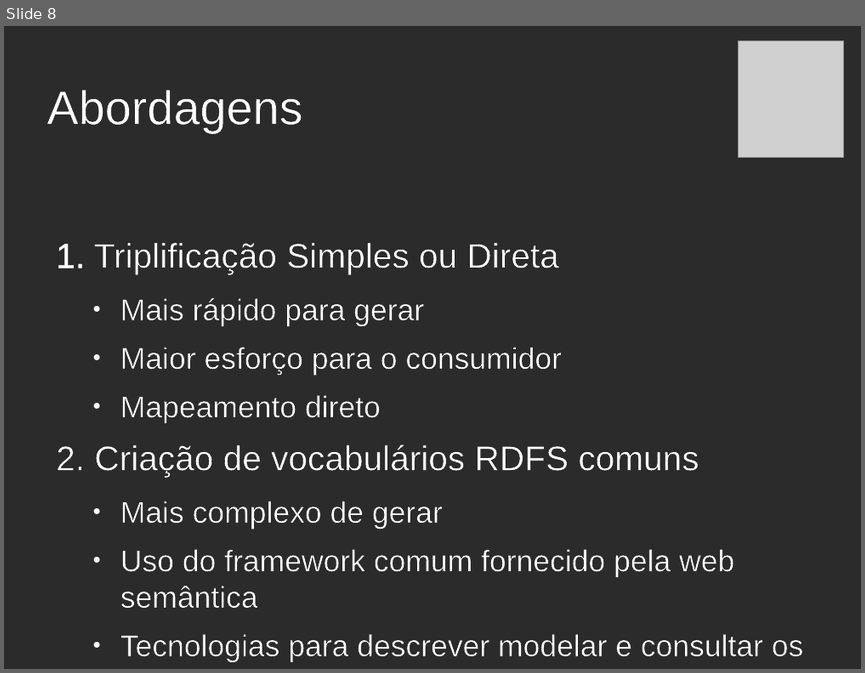
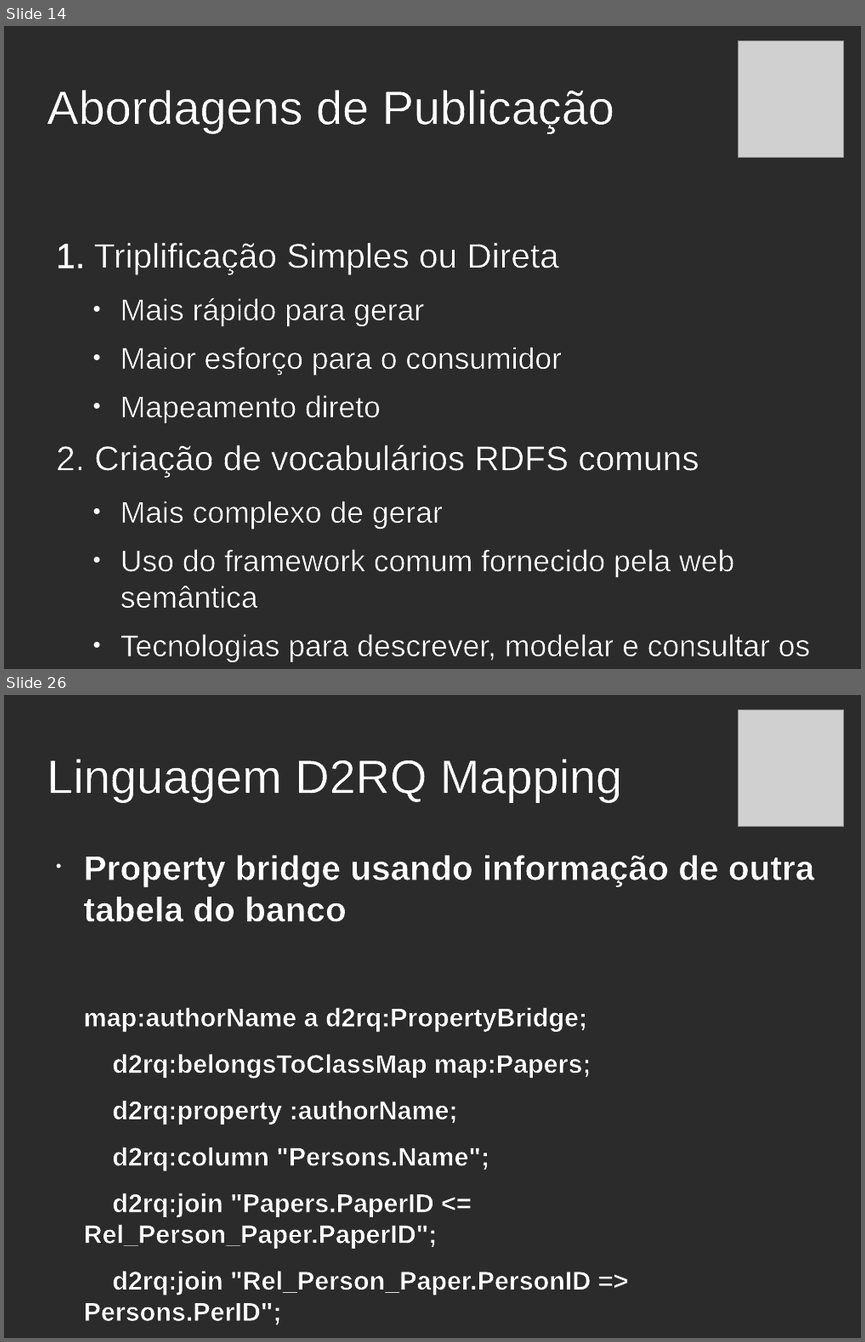
Before and after one commit to luiseufrasio/mestrado-ufc-eufrasio, a slide deck: docs/Pre-proposta.odp. Shown one above the other, each under a label of ours: slide 8 before the commit, slides 14 and 26 after it; the slides between them are not shown. The pictures are 865x673 and 865x1342 pixels, drawn with LibreOffice and Linux fonts; fonts in the diff are those of the drawing; grey boxes stand for pictures; background and template pictures are left out; a plain dark background stands for a picture behind light text. Boxes give left, top, right and bottom in pixels: in the first picture for what was removed or moved away, otherwise in the second. Text is boxed around its words. In the diff, an @@ line names an element or a change of style, - is before the commit and + after.

```diff
--- a/docs/Pre-proposta.odp
+++ b/docs/Pre-proposta.odp
@@ slide 26 added at (x1=4, y1=695, x2=861, y2=1338), background picture (left out) @@
@@ picture added at (x1=738, y1=710, x2=844, y2=827) @@
@@ title added at (x1=46, y1=759, x2=622, y2=801), 44 pt, text #FFFFFF @@
+Linguagem D2RQ Mapping
@@ text added at (x1=84, y1=855, x2=815, y2=1325), 24 pt, text #FFFFFF, bold @@
+• Property bridge usando informação de outra tabela do banco
+map:authorName a d2rq:PropertyBridge;
+d2rq:belongsToClassMap map:Papers;
+d2rq:property :authorName;
+d2rq:column "Persons.Name";
+d2rq:join "Papers.PaperID <= Rel_Person_Paper.PaperID";
+d2rq:join "Rel_Person_Paper.PersonID => Persons.PerID";
@@ what was slide 8 is now slide 14 @@
@@ slide 14 changed as well @@
@@ title at (x1=46, y1=90, x2=614, y2=132): text changed @@
-Abordagens
+Abordagens de Publicação
@@ text at (x1=120, y1=634, x2=811, y2=662): text changed @@
-  ● Tecnologias para descrever modelar e consultar os dados
+  ● Tecnologias para descrever, modelar e consultar os dados
```
Also in this commit, not shown: 4 other slides changed, 46 other slides added, 1 slide removed, 1 other file.
